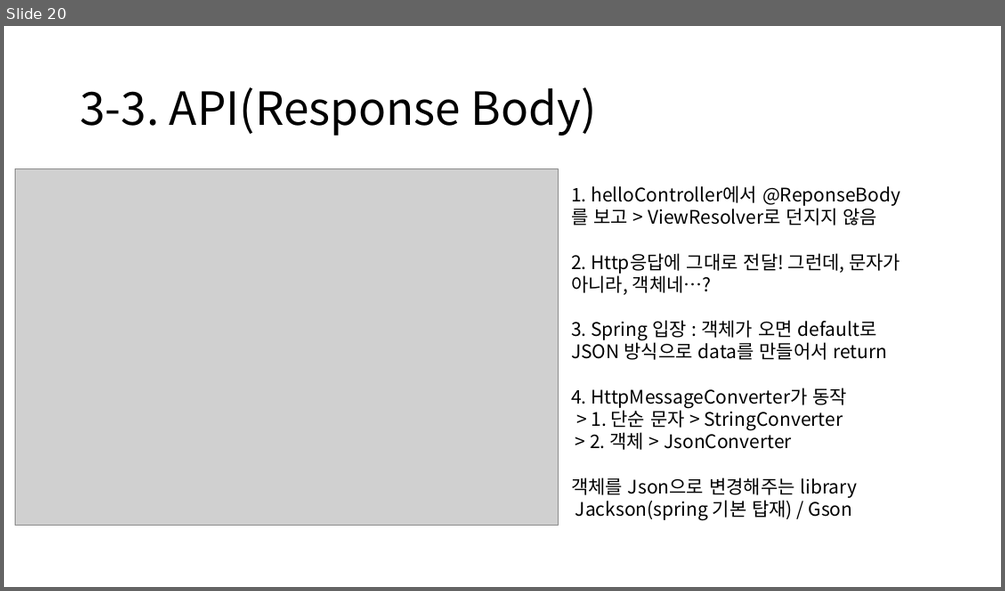
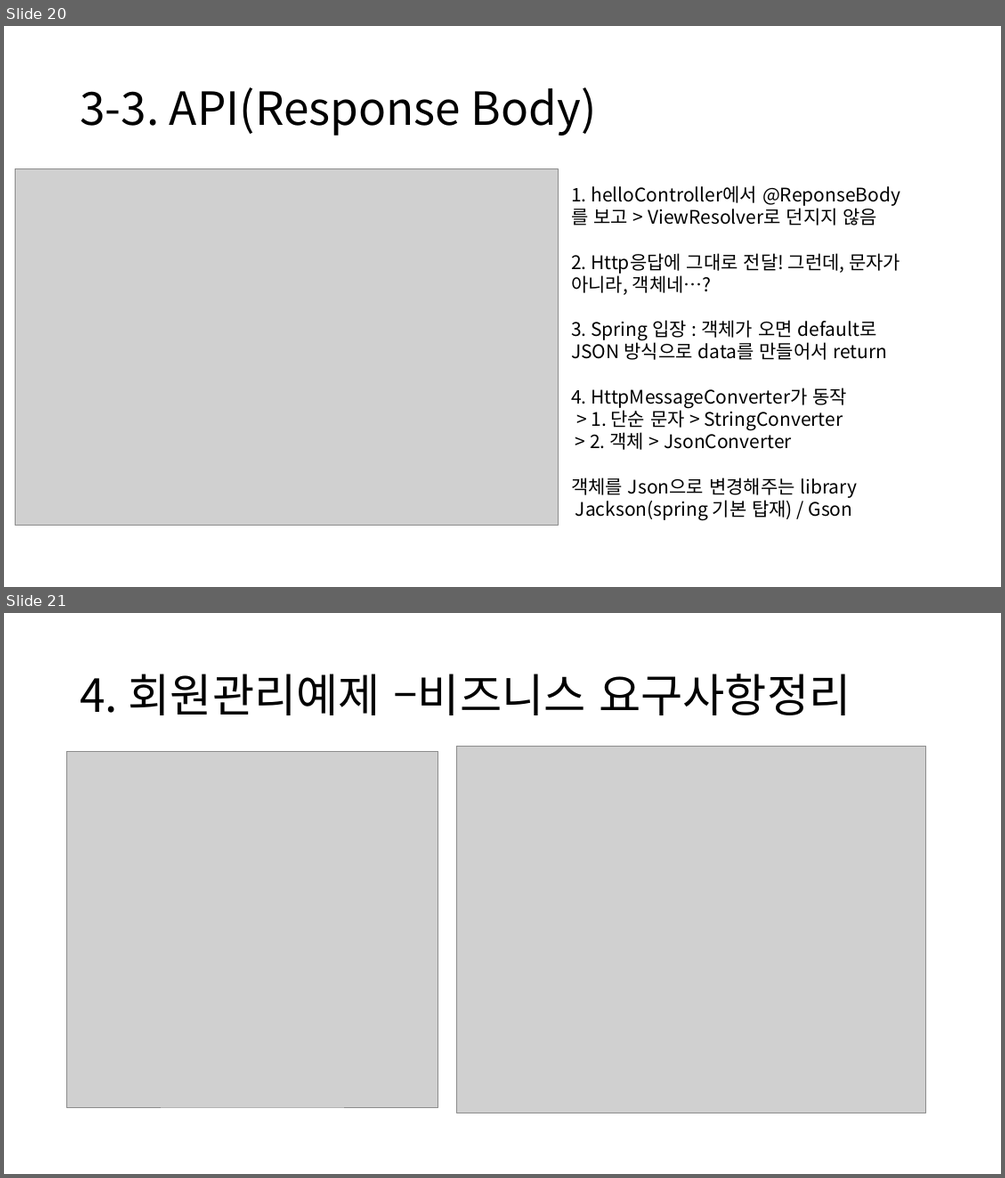
Before and after one commit to rkadbwkd/Spring-basic, a slide deck: Spring-basic.pptx. Shown one above the other, each under a label of ours: slide 20 before the commit, slides 20 and 21 after it. The pictures are 1005x591 and 1005x1178 pixels, drawn with LibreOffice and Linux fonts; fonts in the diff are those of the drawing; grey boxes stand for pictures. Boxes give left, top, right and bottom in pixels: in the first picture for what was removed or moved away, otherwise in the second. Text is boxed around its words. In the diff, an @@ line names an element or a change of style, - is before the commit and + after.

```diff
--- a/Spring-basic.pptx
+++ b/Spring-basic.pptx
@@ slide 21 added at (4, 613, 1001, 1174), background #FFFFFF @@
@@ title added at (80, 674, 850, 715), 44 pt, text #000000 @@
+4. 회원관리예제 –비즈니스 요구사항정리
@@ picture added at (67, 751, 437, 1107) @@
@@ picture added at (457, 747, 926, 1113) @@
```
Also in this commit, not shown: 1 other slide added, 3 other files.
